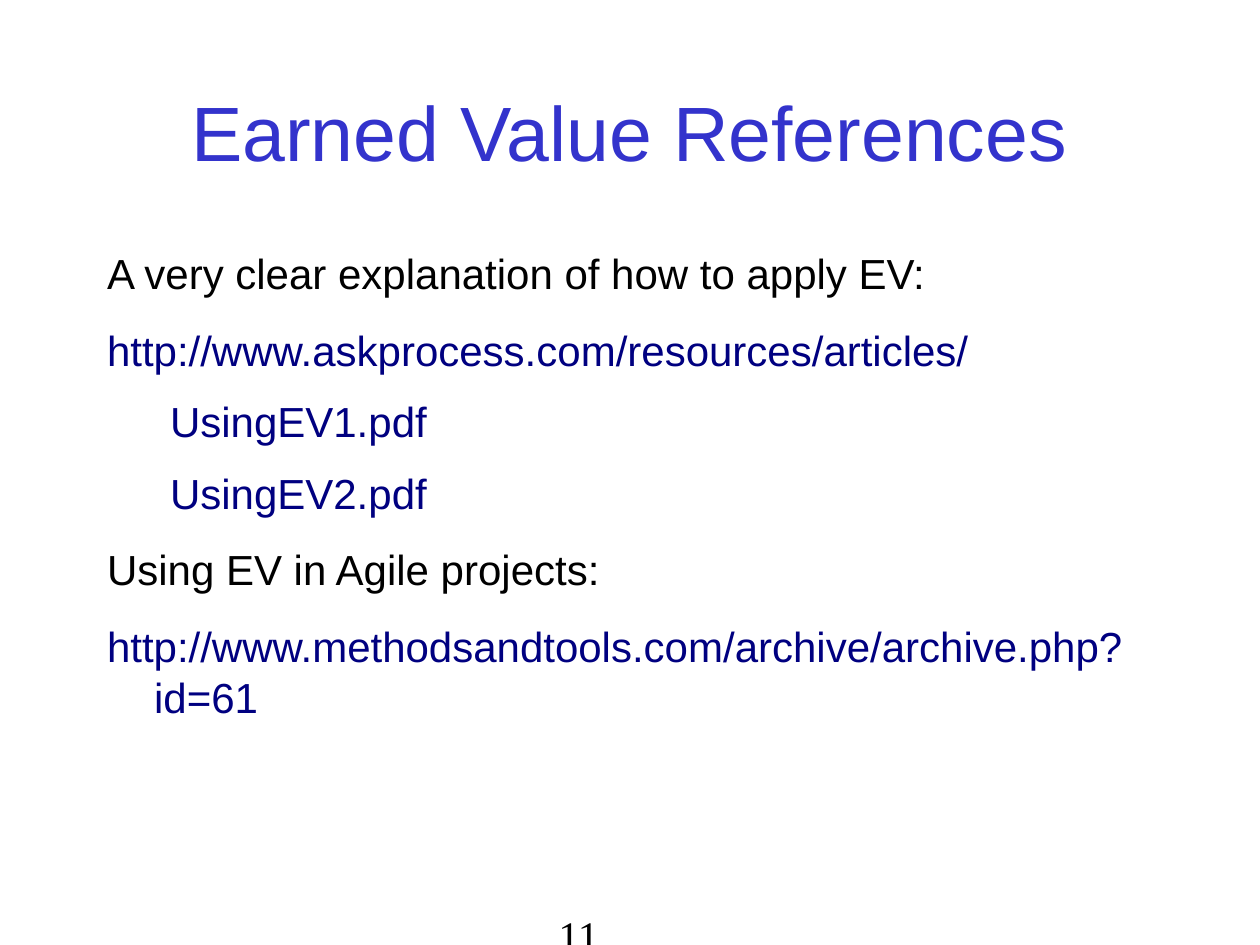
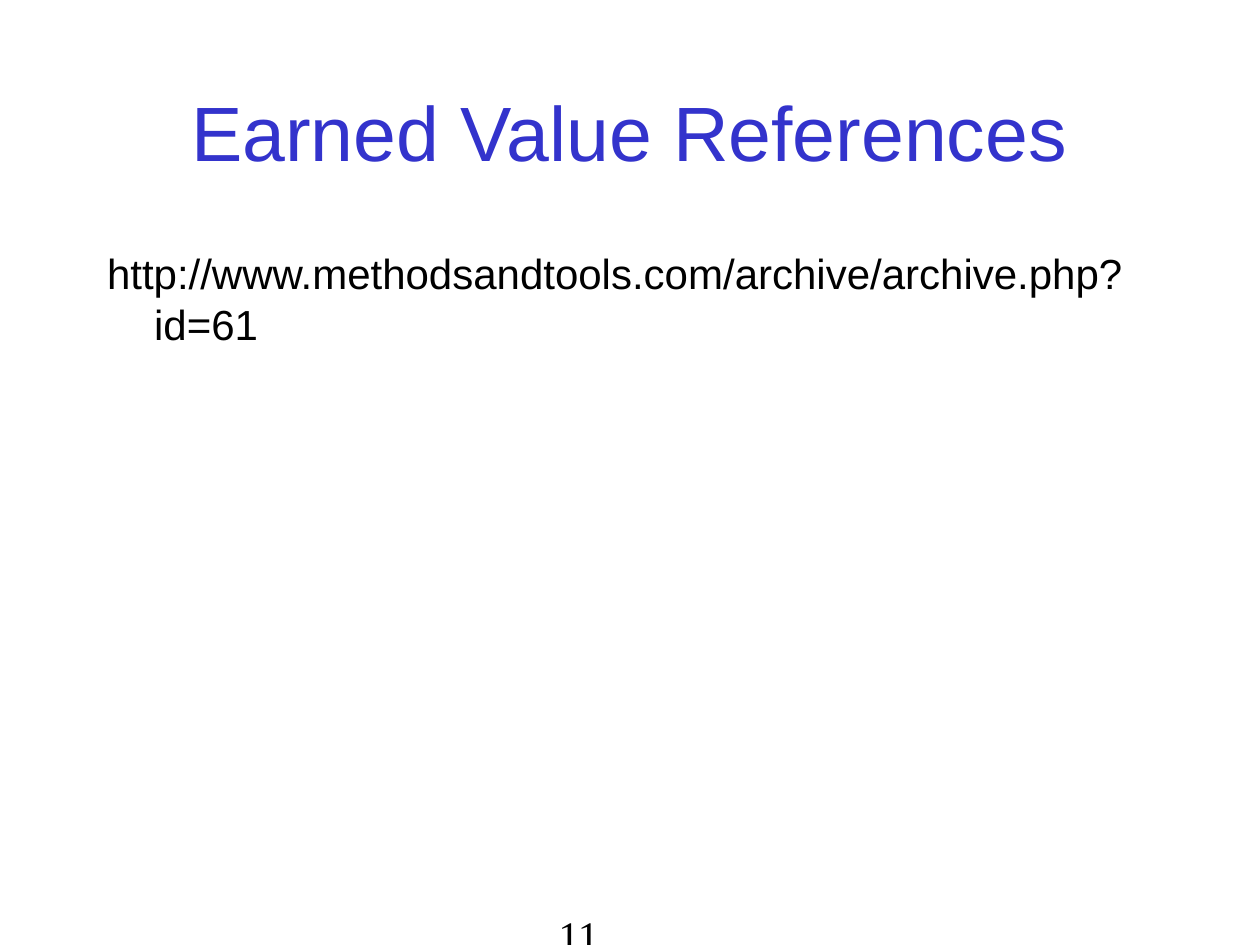
Before and after one commit to jbrucker/SoftwareProcess, a slide deck: slide 11 of week4/Estimation-Schedule.ppt. Drawn at 1260x945 pixels with LibreOffice and Linux fonts; fonts in the diff are those of the drawing. Boxes give left, top, right and bottom in pixels: in the first picture for what was removed or moved away, otherwise in the second. Text is boxed around its words. In the diff, an @@ line names an element or a change of style, - is before the commit and + after.

```diff
--- a/week4/Estimation-Schedule.ppt
+++ b/week4/Estimation-Schedule.ppt
@@ text "http://www.methodsandtools.com/archive/archive.php?id=61" at [107,258,1122,341]: text colour #000080 to #000000 @@
@@ text at [107,258,968,594]: paragraphs removed @@
-A very clear explanation of how to apply EV:
-http://www.askprocess.com/resources/articles/
-  UsingEV1.pdf
-  UsingEV2.pdf
-Using EV in Agile projects:
```
Also in this commit, not shown: 2 other files.
